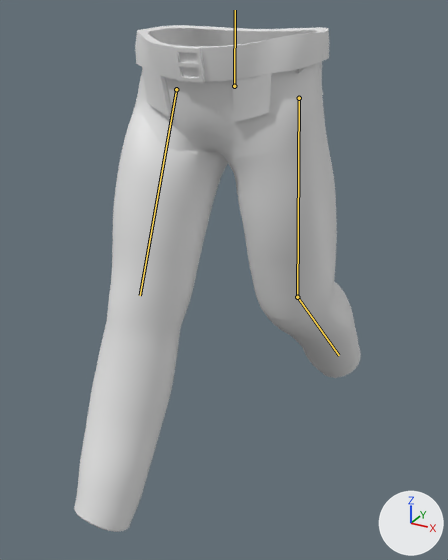
A saved change to the glTF model assets/models/cryo_pants/pantshopefully.glb.
One viewpoint serves both versions: a 50 mm camera at (0.543, -1.028, 1.009) aimed at (-0.045, 0.041, 0.474). Every picture has the same lights, and +X, +Y and +Z are marked at lower right. Both versions are drawn at frame 12 of the action 'Pants Walk Forwards 1 m/s'; the numbers are the values there. The bones that change are drawn over the model as lines.

Names of what the first picture shows: 'basically done pants'.
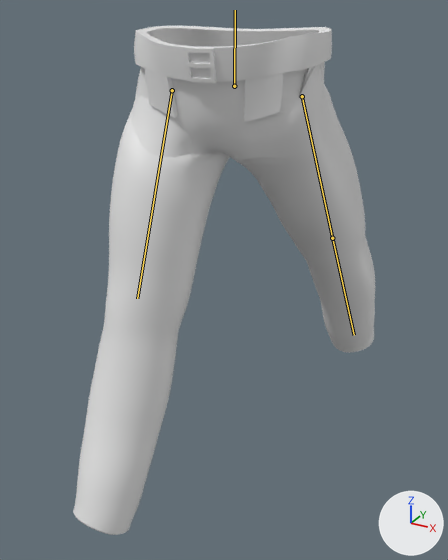
Location of each change, (x1, y1, x2, y2) in pixels of the pictures (448 x 560 px):
'basically done pants', posed
    before: (74, 25, 361, 532)
    after: (73, 26, 375, 535)
bone 'Leg 1 L', root to tip
    before: (299, 98) to (297, 297)
    after: (302, 96) to (332, 238)
bone 'Leg 2 L', root to tip
    before: (297, 297) to (339, 355)
    after: (332, 238) to (354, 335)
bone 'Leg 1 R', root to tip
    before: (176, 89) to (140, 295)
    after: (172, 90) to (137, 298)

What the commit changed:
Bone 'Hips' (bone_hips) turns from (0, 0, 0) to (0, 7, 0) degrees about its own x, y and z.
Bone 'Leg 1 L' (bone_leg_1_l) turns from (8, 0, 0) to (36, 7, 0) degrees about its own x, y and z.
Bone 'Leg 2 L' (bone_leg_2_l) turns from (35, 0, 0) to (-5, 0, 0) degrees about its own x, y and z.
Bone 'Leg 1 R' (bone_leg_1_r) turns from (-20, 0, 0) to (-19, 7, 0) degrees about its own x, y and z.
